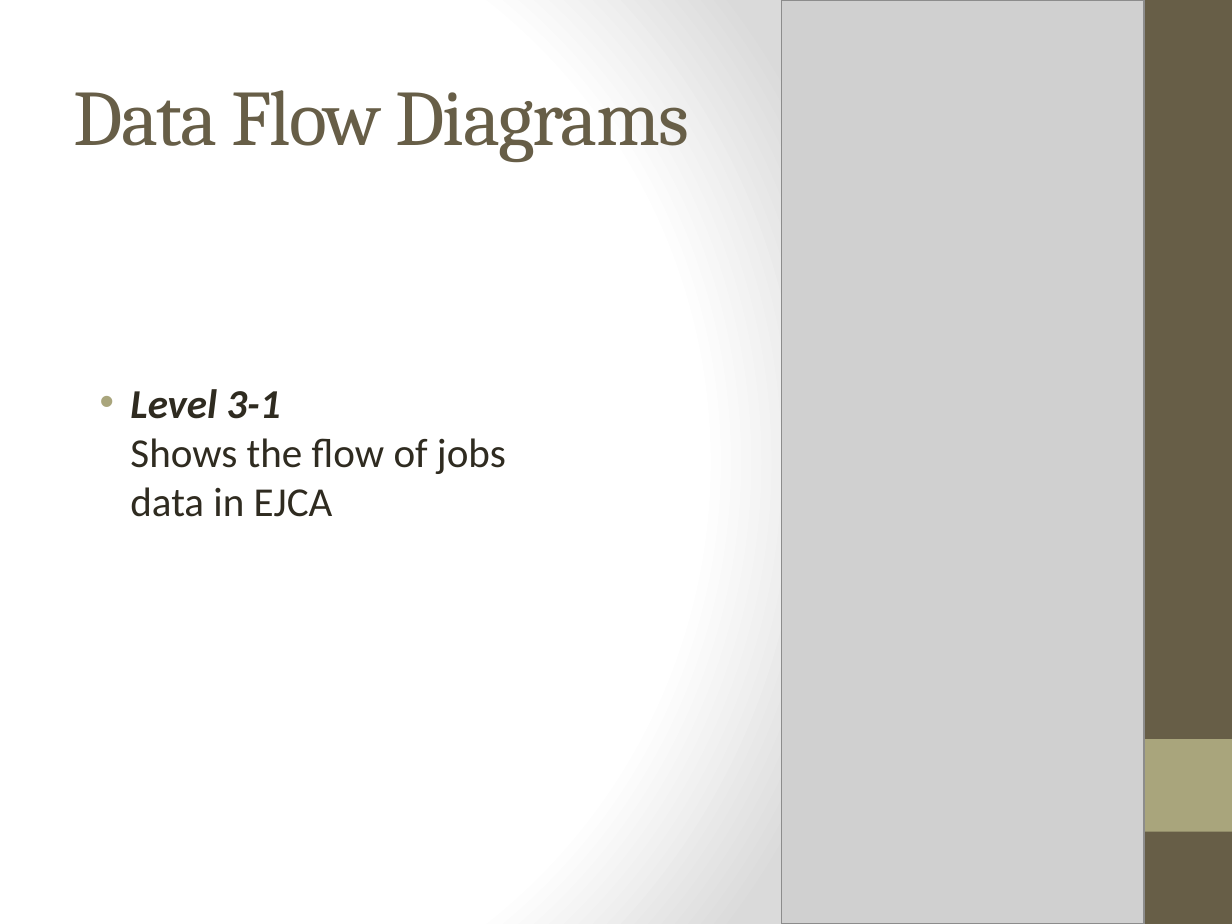
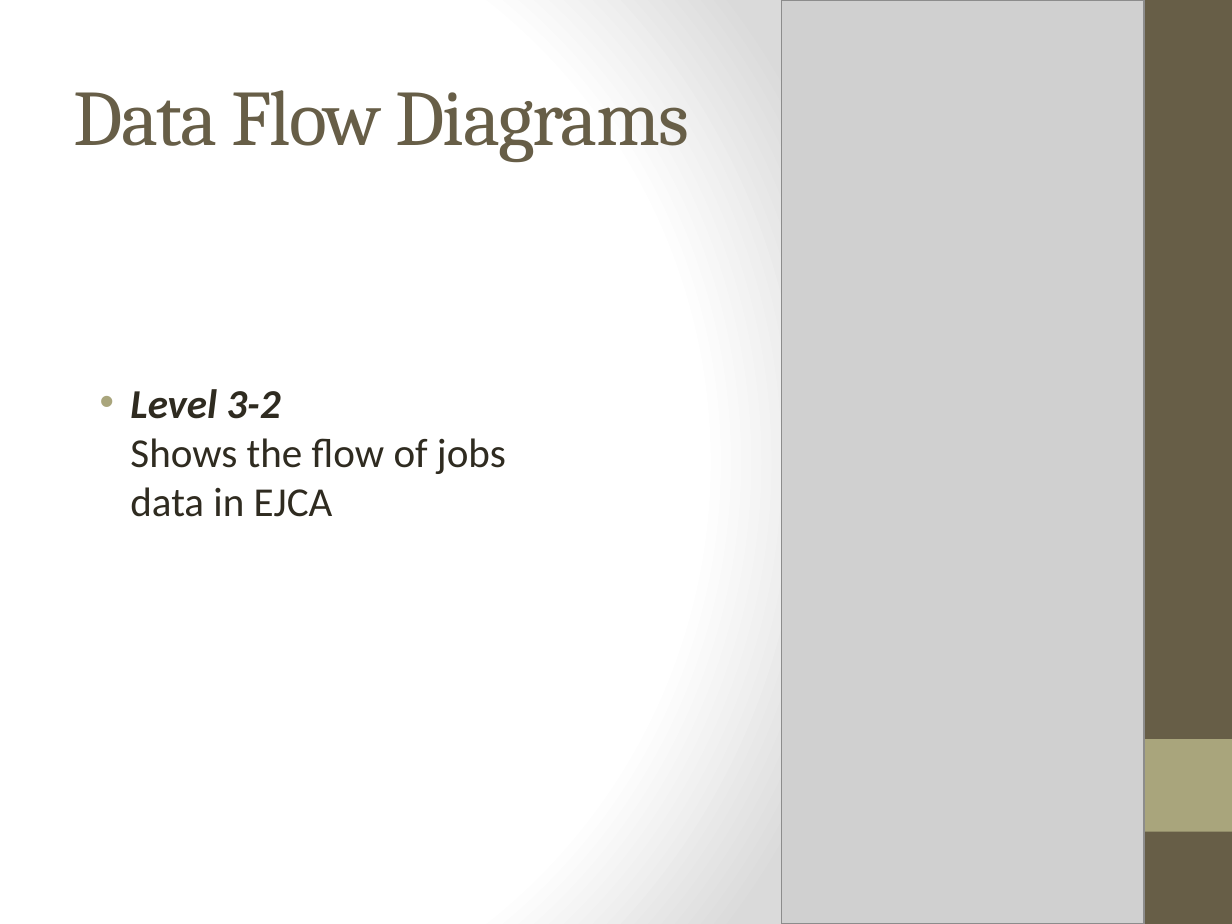
Before and after one commit to WesleyTrescott/MVC-Capstone, a slide deck: slide 32 of Design Specification/Design Specification.pptx. Drawn at 1232x924 pixels with LibreOffice and Linux fonts; fonts in the diff are those of the drawing; grey boxes stand for pictures. Boxes give left, top, right and bottom in pixels: in the first picture for what was removed or moved away, otherwise in the second. Text is boxed around its words. In the diff, an @@ line names an element or a change of style, - is before the commit and + after.

Commit message:
update

```diff
--- a/Design Specification/Design Specification.pptx
+++ b/Design Specification/Design Specification.pptx
@@ text at (130, 389, 506, 517): text changed @@
-• Level 3-1
-  Shows the flow of jobs data in EJCA
+• Level 3-2
+  Shows the flow of jobs data in EJCA
```
